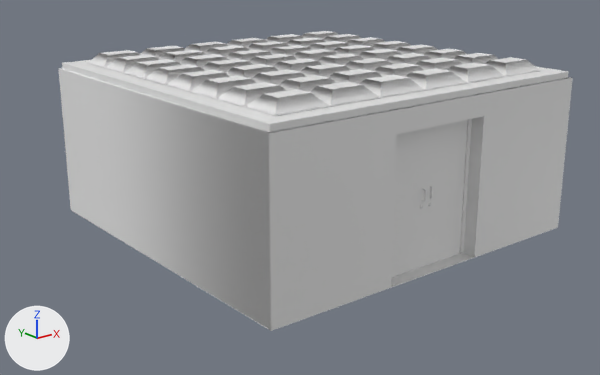
The FBX model MovistarExperience/StrangerThings/RainbowRoom/SM_RainbowRoom/SM_RainbowRoom.fbx as it was, and as the next commit left it.
Both versions are drawn from a camera (50 mm lens) standing at (-9.5, -14.87, 4.76) and looking at (-1.32, -4.64, 0.67). Lighting does not change. The marker at lower left points along +X, +Y and +Z. Where no turn or scale is listed for an object, it has been applied to the vertices. Vertices at the same position are counted once.

Before the edit, the objects in view are built like this:
```python
me_cube_004 = bpy.data.meshes.new('Cube.004')
me_cube_004.from_pydata(...)  # a box spanning x 0.0..0.81, y -0.04..0.0, z 0.0..2.1
me_cube_004.materials.append(mat_material_001)  # white #e7e7e7
me_plane_001 = bpy.data.meshes.new('Plane.001')
me_plane_001.from_pydata(...)  # 16 vertices, 16 faces; spans x -3.91..1.95, y -7.31..-1.5, z 2.5..2.6
# before: 0 (-3.91, -1.5, 2.5) at pixel (62, 68), 3 (-3.91, -7.31, 2.5) at pixel (269, 132), 4 (-3.61, -1.8, 2.5), 7 (-3.61, -7.01, 2.5), 10 (-3.91, -1.5, 2.6) at pixel (62, 62)
# before: 11 (-3.91, -7.31, 2.6) at pixel (269, 123), 14 (-3.61, -1.8, 2.6) at pixel (86, 63), 15 (-3.61, -7.01, 2.6) at pixel (274, 116)
me_plane_003 = bpy.data.meshes.new('Plane.003')
me_plane_003.from_pydata(...)  # 4350 vertices, 4166 faces; spans x -362.0..167.0, y 260.0..278.0, z 178.0..703.0
me_plane_004 = bpy.data.meshes.new('Plane.004')
me_plane_004.from_pydata([(-3.96, -7.36, 0.0), (2.0, -7.36, 0.0), (-3.96, -1.5, 0.0), (2.0, -1.5, 0.0), (-3.96, -1.5, -0.01), (-3.96, -7.36, -0.01), (2.0, -7.36, -0.01), (2.0, -1.5, -0.01)], [], [(0, 1, 3, 2), (5, 4, 7, 6), (1, 6, 7, 3), (2, 4, 5, 0), (3, 7, 4, 2), (0, 5, 6, 1)])
me_plane_006 = bpy.data.meshes.new('Plane.006')
me_plane_006.from_pydata(...)  # 30 vertices, 24 faces; spans x -3.96..2.0, y -7.36..-1.45, z 0.0..2.5
# before: 0 (-3.96, -7.36, 0.0) at pixel (271, 330), 2 (-3.96, -1.45, 0.0) at pixel (70, 209), 4 (-3.91, -7.31, 0.0), 6 (-3.91, -1.5, 0.0), 12 (-3.96, -1.45, 2.5) at pixel (58, 68)
# before: 13 (-3.96, -7.36, 2.5) at pixel (268, 133), 16 (-3.91, -1.5, 2.5) at pixel (62, 68), 29 (-3.91, -7.31, 2.5) at pixel (269, 132)
ob_paredes = bpy.data.objects.new('Paredes', me_plane_006)
ob_paredes.location = (0.0, 0.0, 0.0)
ob_puerta_002 = bpy.data.objects.new('Puerta.002', me_cube_004)
ob_puerta_002.location = (-1.81, -7.09, 0.0)
ob_suelo_001 = bpy.data.objects.new('Suelo.001', me_plane_004)
ob_suelo_001.location = (0.0, 0.0, 0.0)
ob_techo_002 = bpy.data.objects.new('Techo.002', me_plane_003)
ob_techo_002.location = (0.0, 0.0, 0.0)
ob_techo_002.rotation_euler = (1.571, 0.0, 0.0)  # degrees (90, 0, 0)
ob_techo_002.scale = (0.01, 0.01, 0.01)
ob_techojunta_001 = bpy.data.objects.new('TechoJunta.001', me_plane_001)
ob_techojunta_001.location = (0.0, 0.0, 0.0)
# also in view: 'Marco-puerta.002' at (-1.0, -7.16, 1.21); 'Puerta.001' at (-0.6, -7.11, 1.05)
```
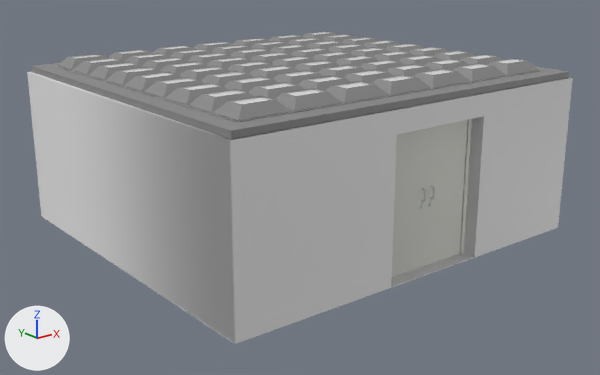
Where the newer file only moved an object's origin or applied its transform, the numbers keep the older frame.

Where the change shows, as pixel boxes (x1, y1, x2, y2) in the pictures (600 x 375 px):
'Paredes', reshaped (6% wider): before (59, 68, 573, 330); after (27, 72, 573, 343)
'Techo.002', reshaped, moved, turned: before (86, 31, 542, 116); after (57, 31, 539, 121)
'TechoJunta.001', recoloured, reshaped (white to grey, 6% wider): before (62, 60, 569, 132); after (31, 63, 569, 139)
'Techo.lights.001', added: after (73, 32, 520, 104)
'Techo.frames.001', added: after (72, 32, 524, 104)
'Suelo.001', mesh rescaled (6% wider): before (73, 211, 558, 331); after (43, 217, 558, 344)
'Techo,perfil.001', added: after (56, 66, 542, 122)
part 2 of me_plane_003, deleted: before (87, 32, 403, 116)
part 3 of me_plane_003, deleted: before (86, 46, 381, 116)
part 4 of me_plane_003, deleted: before (274, 45, 542, 98)
part 5 of me_plane_003, deleted: before (185, 31, 411, 66)
part 6 of me_plane_003, deleted: before (284, 45, 538, 98)
part 7 of me_plane_003, added: after (57, 31, 539, 121)

The change, as a list of edits to the scene's bpy script:
```text
Change me_plane_003:
    used by ob_techo_002; location = (0.0, 0.0, 0.0); rotation_euler = (1.571, 0.0, 0.0), in degrees (90, 0, 0); scale = (0.01, 0.01, 0.01)
    remove me_plane_003.from_pydata(...)  # 4350 vertices, 4166 faces; spans x -362.0..167.0, y 260.0..278.0, z 178.0..703.0
    add me_plane_003.from_pydata(...)  # 1512 vertices, 1512 faces; spans x -413.0..163.0, y 182.0..699.0, z -276.0..-260.0
    me_plane_003 part 2: the loose piece of 1405 vertices spanning x -362.0..166.0, y 260.0..277.0, z 179.0..703.0 is deleted
    me_plane_003 part 3: the loose piece of 783 vertices spanning x -362.0..-184.0, y 261.0..278.0, z 178.0..703.0 is deleted
    me_plane_003 part 4: the loose piece of 721 vertices spanning x -187.0..167.0, y 261.0..278.0, z 439.0..703.0 is deleted
    me_plane_003 part 5: the loose piece of 721 vertices spanning x -187.0..167.0, y 261.0..278.0, z 178.0..442.0 is deleted
    me_plane_003 part 6: the loose piece of 685 vertices spanning x -186.0..166.0, y 260.0..277.0, z 440.0..702.0 is deleted
    me_plane_003 part 7: 1512 vertices added at x -413.0..163.0, y 182.0..699.0, z -276.0..-260.0
    add me_plane_003.materials.append(mat_m_room03)  # picture img_t_room03_bc_png
Change me_plane_006:
    where me_plane_006.from_pydata(...)  # 30 vertices, 24 faces; spans x -3.96..2.0, y -7.36..-1.45, z 0.0..2.5
    me_plane_006 part 9
    add for i in [0, 2, 4, 6, 12, 13, 16, 29]: me_plane_006.vertices[i].co += Vector((-0.54, 0.0, 0.0))
Change me_plane_004:
    where me_plane_004.from_pydata(...)  # 8 vertices, 6 faces; spans x -3.96..2.0, y -7.36..-1.5, z -0.01..0.0
    me_plane_004 part 1: the whole mesh is scaled about its middle by (1.09, 1, 1), then moved by (-0.27, 0.0, 0.0)
Change me_plane_001:
    where me_plane_001.from_pydata(...)  # 16 vertices, 16 faces; spans x -3.91..1.95, y -7.31..-1.5, z 2.5..2.6
    me_plane_001 part 8
    add for i in [0, 3, 4, 7, 10, 11, 14, 15]: me_plane_001.vertices[i].co += Vector((-0.54, 0.0, 0.0))
    add me_plane_001.materials.append(mat_m_room03)  # picture img_t_room03_bc_png
Change ob_techo_002:
    ob_techo_002.rotation_euler: (1.571, 0.0, 0.0) -> (-3.142, 0.0, 0.0)  # degrees (90, 0, 0) -> degrees (-180, 0, 0)
Add ob_techo_perfil_001:
    ob_techo_perfil_001 = bpy.data.objects.new('Techo,perfil.001', me_plane_044)  # 1478 vertices, 1684 faces; spans x -4.15..1.66, y -7.02..-1.79, z 2.6..2.61; in mat_m_room04 (picture img_t_room04_bc_jpg)
    ob_techo_perfil_001.location = (0.0, 0.0, 0.0)
Add ob_techo_frames_001:
    ob_techo_frames_001 = bpy.data.objects.new('Techo.frames.001', me_plane_042)  # 1008 vertices, 1008 faces; spans x -3.98..1.48, y -6.85..-1.96, z 2.74..2.75; in mat_m_room04 (picture img_t_room04_bc_jpg)
    ob_techo_frames_001.location = (0.0, 0.0, 0.0)
Add ob_techo_lights_001:
    ob_techo_lights_001 = bpy.data.objects.new('Techo.lights.001', me_plane_041)  # 252 vertices, 63 faces; spans x -3.95..1.46, y -6.83..-1.98, z 2.75; in mat_metal_shower_001 (white #e7e7e7)
    ob_techo_lights_001.location = (0.0, 0.0, 0.0)
```
